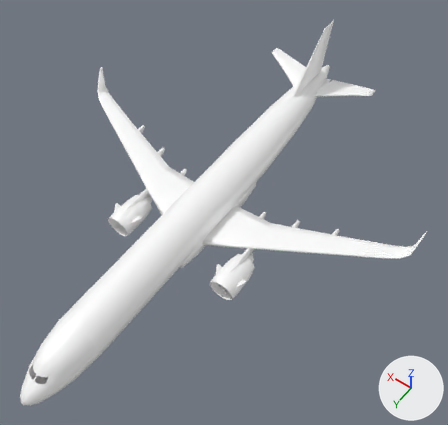
The glTF model assets/models/real/a321.glb as it was, and as the next commit left it.
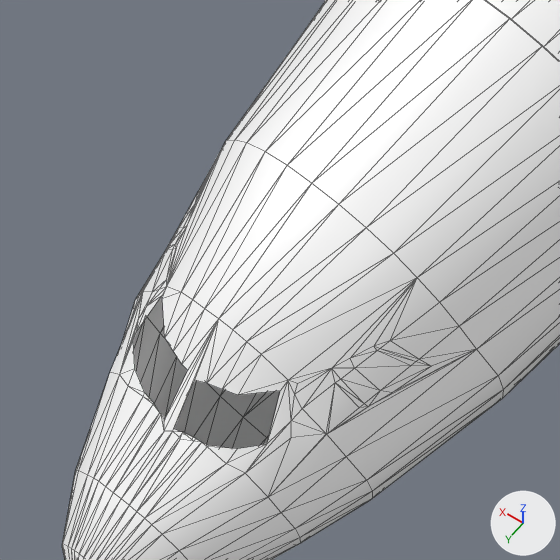
Each version appears first whole from a camera (50 mm lens) standing at (-21.93, 26.07, 43.93) and looking at (-2.39, -1.28, 0.94), and next in a close-up on the part from 3% to 19% of the width and 77% to 94% of the height. The lights are fixed; the arrows at lower right show +X, +Y and +Z. The first two pictures are the older version. The close-ups show mesh edges as thin lines. Where no turn or scale is listed for an object, it has been applied to the vertices. Vertices at exactly the same position are counted once.

Objects in the first close-up: 'glass', 'skin_l', 'skin_r', 'wing'.
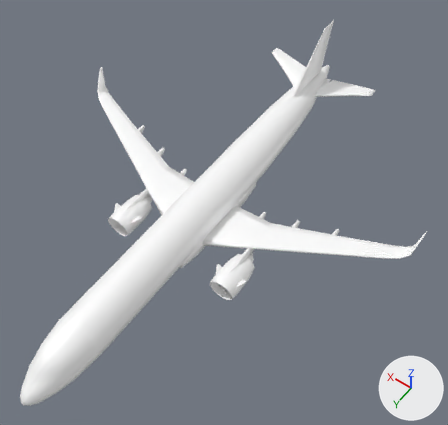
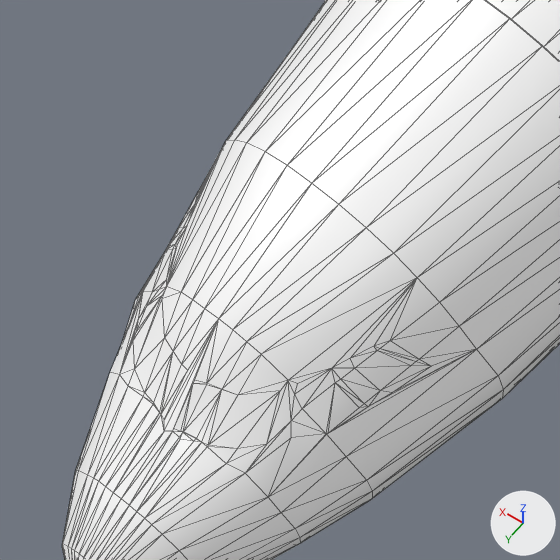
Where the change shows, as pixel boxes [x1, y1, x2, y2] in the close-ups (560 x 560 px):
'wing', reshaped (not visible afterwards): before [94, 143, 392, 518]
'glass', reshaped: before [133, 188, 431, 438]; after [133, 188, 431, 449]
part 1 of me_skin_l, reshaped: before [121, 434, 199, 518]; after [121, 184, 392, 518]
part 2 of me_skin_r, reshaped: [62, 0, 420, 558] in both
part 4 of me_glass, added: after [174, 381, 280, 449]
part 5 of me_glass, added: after [133, 296, 188, 419]

Diff of the bpy script that builds the scene:
```diff
--- a/assets/models/real/a321.glb.py
+++ b/assets/models/real/a321.glb.py
@@ me_skin_l @@
 # used by ob_skin_l; location = (0.0, 0.0, 0.0)
-me_skin_l.from_pydata(...)  # 511 vertices, 699 faces; spans x -2.1..1.1, y -23.8..20.8, z -2.3..2.1
+me_skin_l.from_pydata(...)  # 537 vertices, 752 faces; spans x -2.1..1.1, y -23.8..20.8, z -2.3..2.1
+# me_skin_l part 1
+# 19 faces are deleted
+# 2 vertices move within x -0.4..-0.1, y 19.2..19.3, z 0.5
+# 26 vertices are added at x -1.2..0.0, y 18.3..19.3, z 0.5..1.3
+# 72 new faces join them
 me_skin_l.materials.append(mat_rm_skin_l)
@@ me_skin_r @@
 # used by ob_skin_r; location = (0.0, 0.0, 0.0)
-me_skin_r.from_pydata(...)  # 464 vertices, 674 faces; spans x -1.2..2.1, y -23.8..20.8, z -2.3..2.1
+me_skin_r.from_pydata(...)  # 488 vertices, 722 faces; spans x -1.2..2.1, y -23.8..20.8, z -2.3..2.1
+# me_skin_r part 2
+# 26 faces are deleted
+# 24 vertices are added at x 0.0..1.2, y 18.0..19.3, z 0.5..1.3
+# 74 new faces join them
 me_skin_r.materials.append(mat_rm_skin_r)
@@ me_wing @@
 # used by ob_wing; location = (0.0, 0.0, 0.0)
-me_wing.from_pydata(...)  # 1006 vertices, 1209 faces; spans x -18.0..17.8, y -23.8..20.5, z -2.3..3.0
+me_wing.from_pydata(...)  # 908 vertices, 1108 faces; spans x -18.0..17.8, y -23.8..4.4, z -2.3..3.0
+# me_wing part 3: the loose piece of 89 vertices spanning x -1.3..1.3, y 17.0..20.0, z 0.1..1.8 is deleted
+# other edits to the shape of me_wing do not show in these pictures
 me_wing.materials.append(mat_rm_wing)
@@ me_glass @@
 # used by ob_glass; location = (0.0, 0.0, 0.0)
-me_glass.from_pydata(...)  # 68 vertices, 64 faces; spans x -1.56..1.54, y 14.71..18.86, z 0.45..0.94
+me_glass.from_pydata(...)  # 96 vertices, 92 faces; spans x -1.56..1.54, y 14.71..19.26, z 0.45..0.94
+# me_glass part 4: a new loose piece of 16 vertices spanning x -0.88..-0.05, y 18.48..19.26, z 0.51..0.91, in mat_rm_glass (white #ffffff)
+# me_glass part 5
+# 12 vertices are added at x 0.08..0.82, y 18.46..19.25, z 0.52..0.92
+# 12 new faces join them
 me_glass.materials.append(mat_rm_glass)
```
